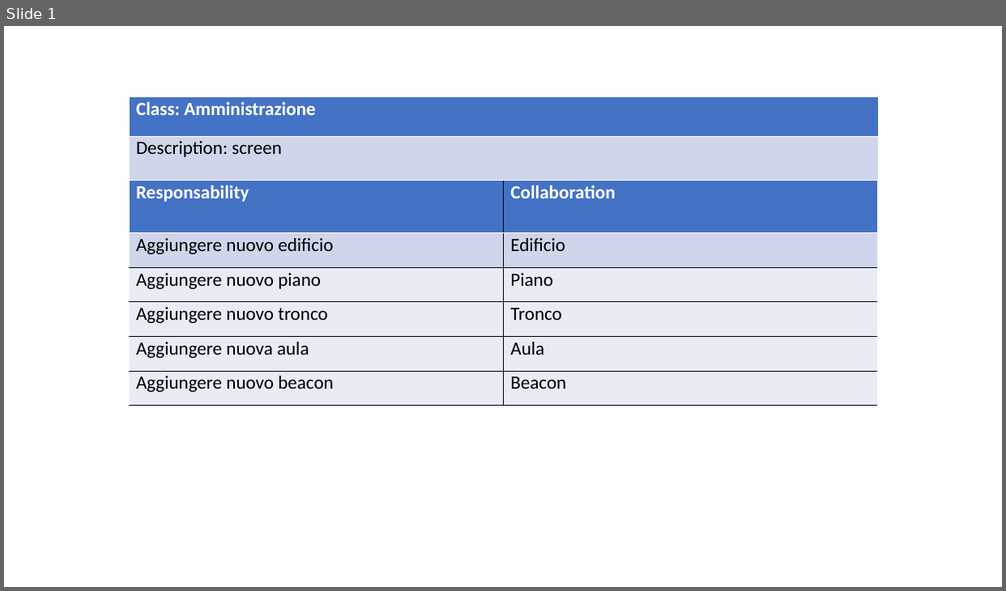
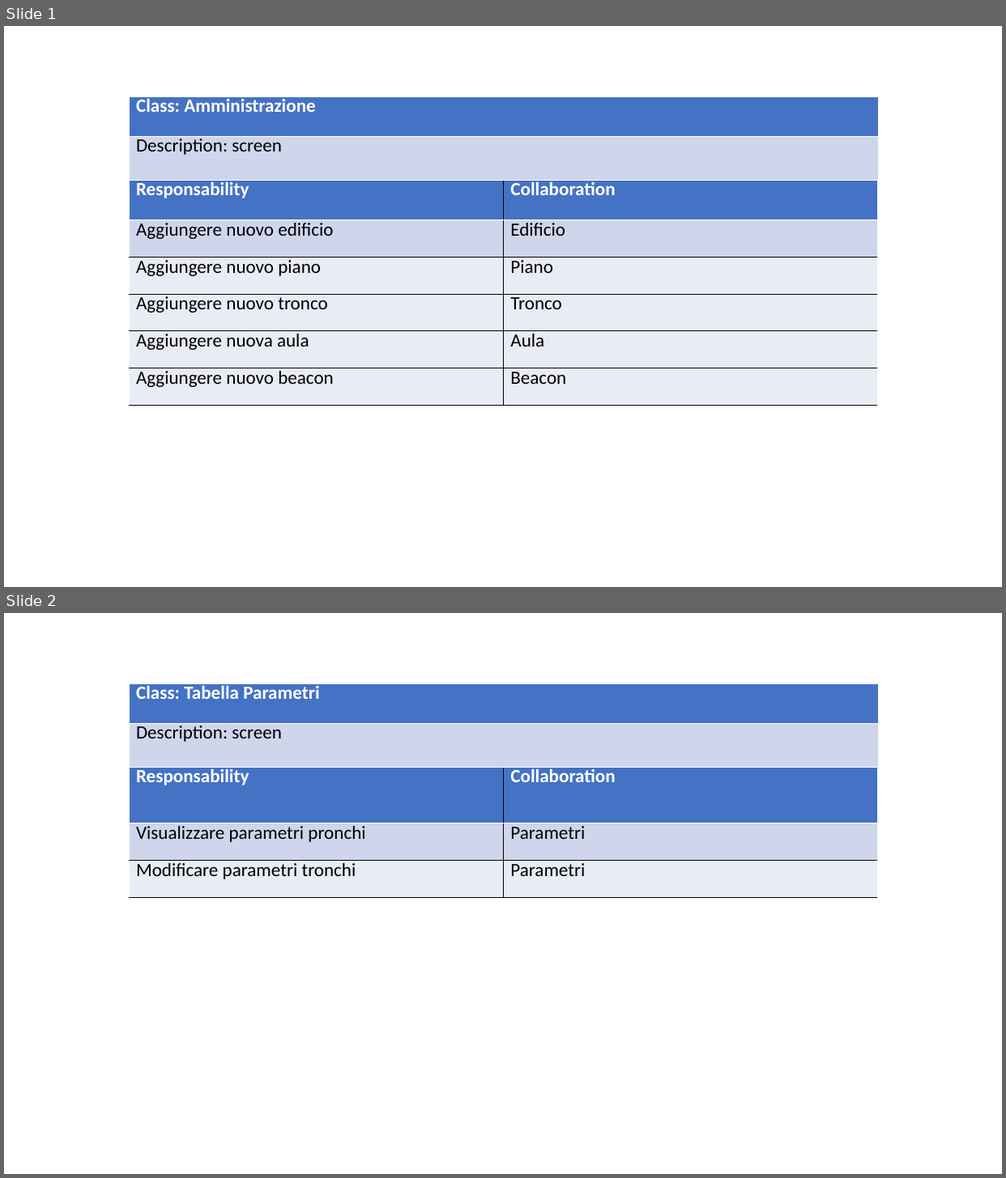
Before and after one commit to ecorradini/ProgettoIDS, a slide deck: AnalisiRequisiti/CRC/UT5/CRC_UT5.ppt. Shown one above the other, each under a label of ours: slide 1 before the commit, slides 1 and 2 after it. The pictures are 1006x591 and 1006x1178 pixels, drawn with LibreOffice and Linux fonts; fonts in the diff are those of the drawing. Boxes give left, top, right and bottom in pixels: in the first picture for what was removed or moved away, otherwise in the second. Text is boxed around its words. In the diff, an @@ line names an element or a change of style, - is before the commit and + after.

```diff
--- a/AnalisiRequisiti/CRC/UT5/CRC_UT5.ppt
+++ b/AnalisiRequisiti/CRC/UT5/CRC_UT5.ppt
@@ slide 2 added at bbox=[4, 613, 1002, 1174], background #FFFFFF @@
@@ table added at bbox=[129, 683, 878, 767], 2 rows, 1 columns @@
+Class: Tabella Parametri
+Description: screen
@@ table added at bbox=[129, 766, 877, 897], 3 rows, 2 columns @@
+Responsability | Collaboration
+Visualizzare parametri pronchi | Parametri
+Modificare parametri tronchi | Parametri
@@ slide 1 changed as well @@
@@ table at bbox=[129, 96, 878, 180] @@
@@ line spacing 0.83 to 0.69 @@
@@ table at bbox=[129, 179, 877, 404] @@
@@ line spacing 0.83 to 0.69 @@
```
Also in this commit, not shown: 6 other slides changed, 1 other slide added, 10 other files.
